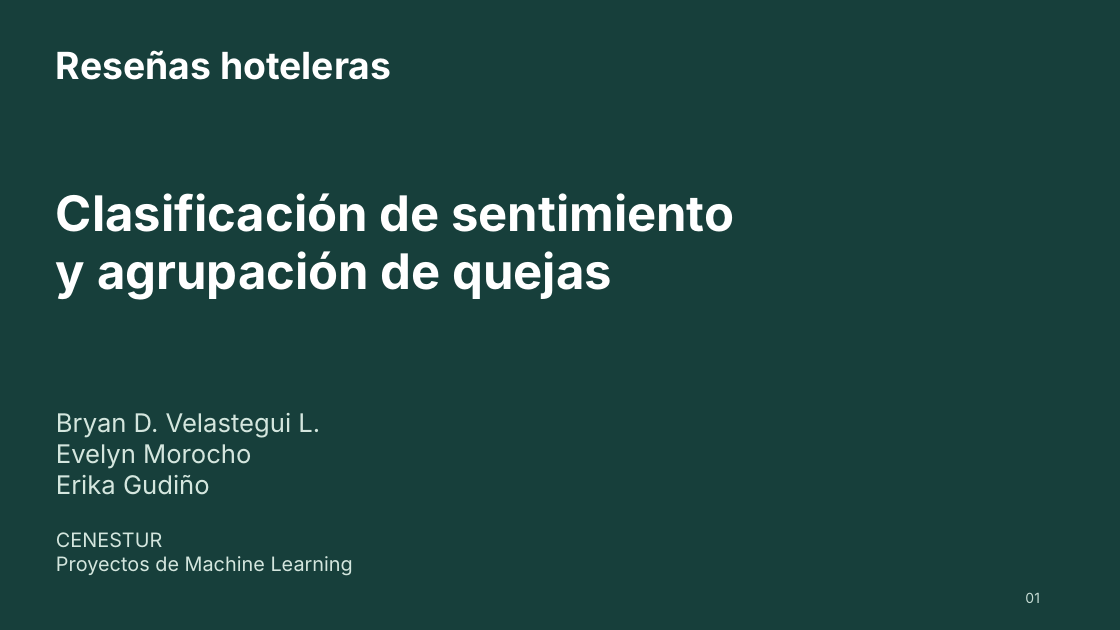
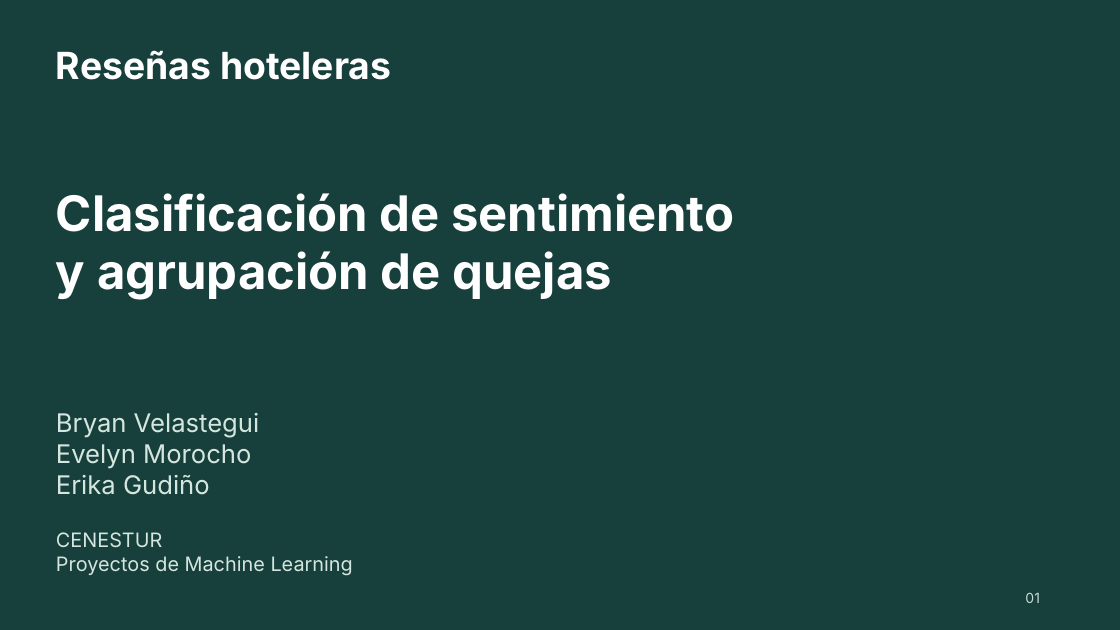
Before and after one commit to bvelastegui/hotel-reviews-ml, a slide deck: slide 1 of entregables/presentacion.pptx. Drawn at 1120x630 pixels with LibreOffice and Linux fonts; fonts in the diff are those of the drawing. Boxes give left, top, right and bottom in pixels: in the first picture for what was removed or moved away, otherwise in the second. Text is boxed around its words. In the diff, an @@ line names an element or a change of style, - is before the commit and + after.

```diff
--- a/entregables/presentacion.pptx
+++ b/entregables/presentacion.pptx
@@ text at (x1=56, y1=413, x2=260, y2=438): text changed @@
-Bryan D. Velastegui L.
+Bryan Velastegui
```
Also in this commit, not shown: 3 other files.
